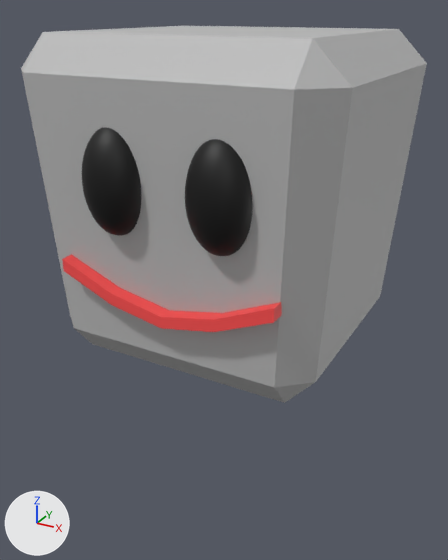
Renders of the FBX model Assets/Models/Character/Head.fbx from each side of a commit.
Rendered twice from a camera (50 mm lens) standing at (0.00412, -0.00786, 0.0025) and looking at (0.0, -0.00036, -0.00125). The lights are fixed; the arrows at lower left show +X, +Y and +Z. Where no turn or scale is listed for an object, it has been applied to the vertices.

Script lines for the objects in view, before the commit:
```python
me_mesh = bpy.data.meshes.new('Mesh')
me_mesh.from_pydata(...)  # 808 vertices, 844 faces; spans x -0.00222..0.00222, y -0.00219..0.00219, z -0.00222..0.00222
# faces by material slot: [800, 26, 18]
me_mesh.materials.append(mat_phong2)  # black #000000
me_mesh.materials.append(mat_phong8)  # grey #bcbcbc
me_mesh.materials.append(mat_phong4)  # red #ff4f4f
ob_polysurface10 = bpy.data.objects.new('polySurface10', me_mesh)
ob_polysurface10.location = (-0.00005, -0.00017, 0.0)
```
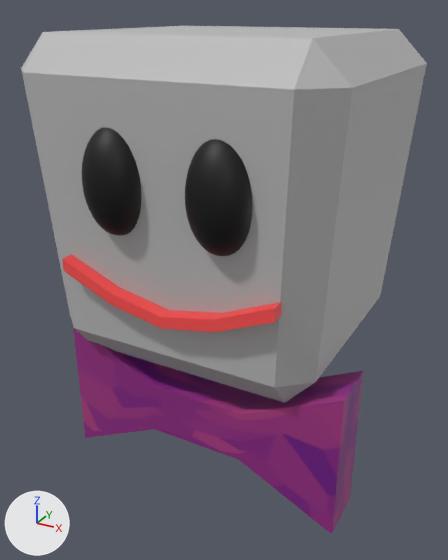
The newer file is also turned or shifted as a whole; pictures and numbers use the older file's frame.

Pixel boxes (x1, y1, x2, y2) of what changed, in the pictures (448 x 560 px):
```json
{"object": "polySurface10", "change": "reshaped", "before": [21, 26, 427, 403], "after": [21, 26, 427, 534], "on screen": "35% taller"}
{"part": 1, "of": "me_mesh", "change": "added", "after": [73, 327, 363, 534], "on screen": "purple"}
```

The change, as JSON lines over the scene's bpy script:
```json
{"op": "add", "block": "img_characterskin3_jpg", "code": ["img_characterskin3_jpg = load_image('CharacterSkin3.jpg', '_unpacked/CharacterSkin3.jpg', 800, 600, 'sRGB')"]}
{"op": "add", "block": "mat_phong7", "code": ["mat_phong7 = principled_material('phong7')", "mat_phong7.texture = img_characterskin3_jpg", "mat_phong7.roughness = 0.553"]}
{"block": "me_mesh", "where": "# used by ob_polysurface10; location = (-0.00005, -0.00017, 0.0)"}
{"op": "remove", "block": "me_mesh", "code": "me_mesh.from_pydata(...)  # 808 vertices, 844 faces; spans x -0.00222..0.00222, y -0.00219..0.00219, z -0.00222..0.00222"}
{"op": "add", "block": "me_mesh", "code": "me_mesh.from_pydata(...)  # 824 vertices, 858 faces; spans x -0.00222..0.0024, y -0.00219..0.00219, z -0.00403..0.00222"}
{"block": "me_mesh", "change": "me_mesh part 1: a new loose piece of 16 vertices spanning x -0.00188..0.0024, y -0.00145..-0.00068, z -0.00403..-0.00187, in mat_phong7 (picture img_characterskin3_jpg)"}
{"op": "add", "block": "me_mesh", "code": "me_mesh.materials.append(mat_phong7)  # picture img_characterskin3_jpg"}
```
